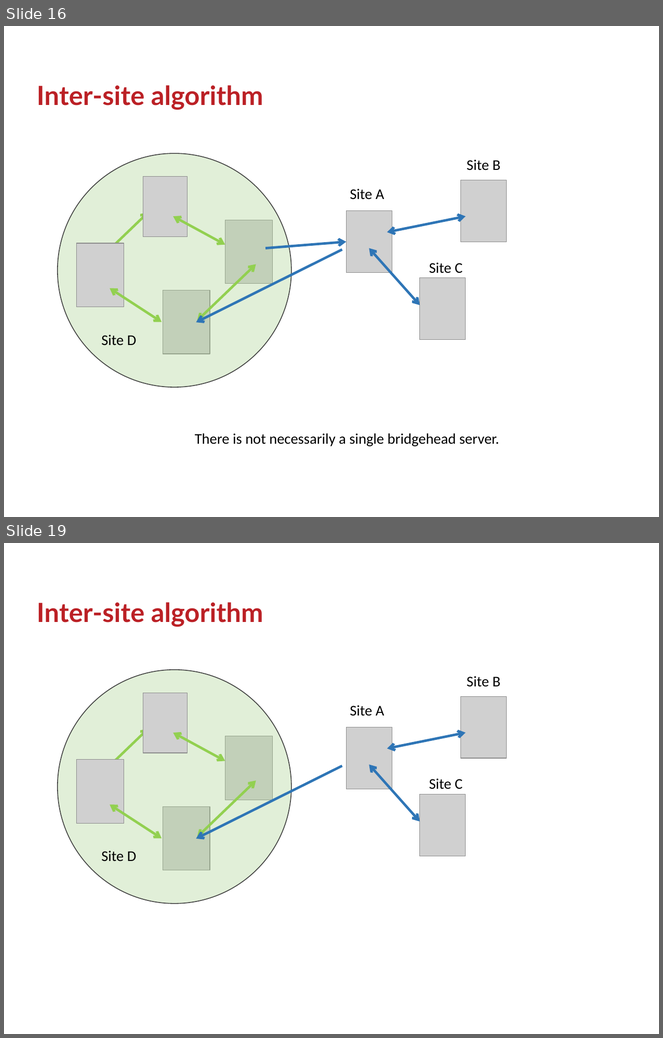
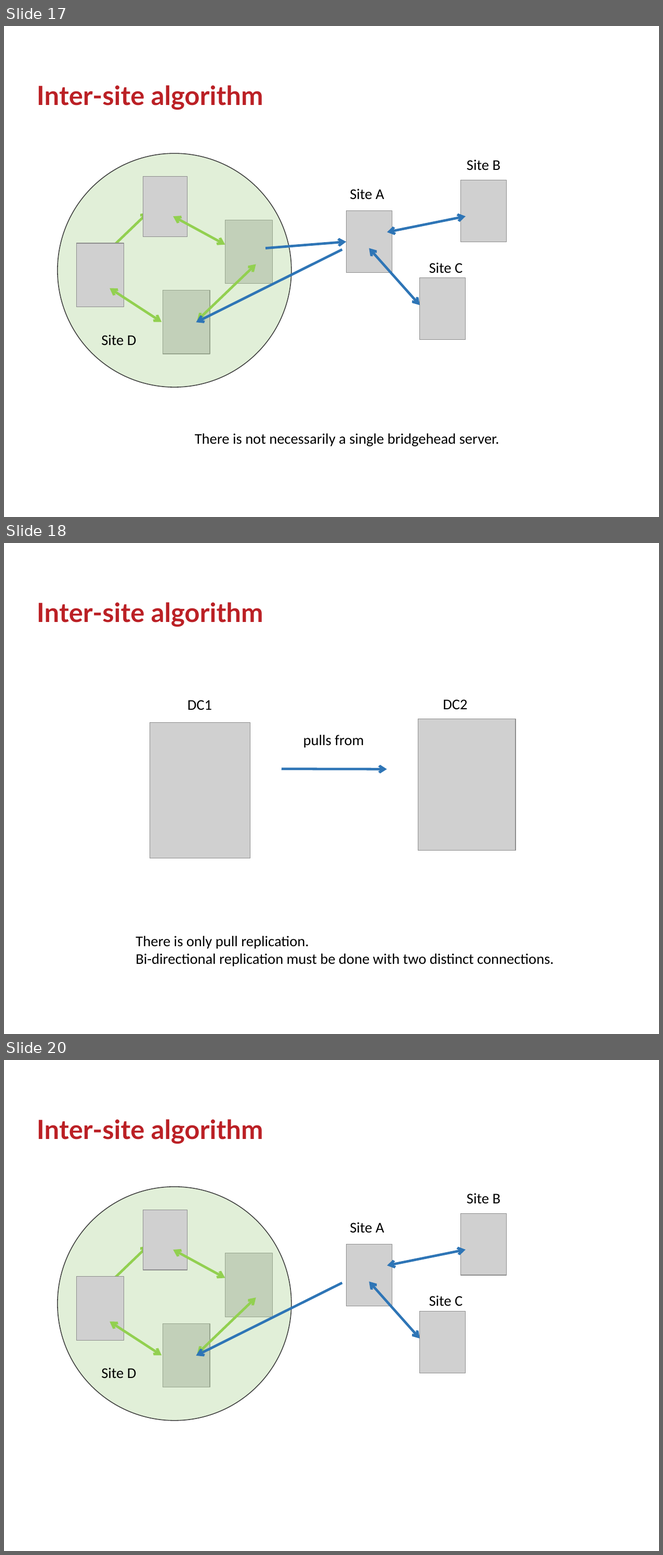
Before and after one commit to GSam/Slides, a slide deck: Samba KCC.pptx. Shown one above the other, each under a label of ours: slides 16 and 19 before the commit, slides 17, 18 and 20 after it; the slides between them are not shown. The pictures are 663x1038 and 663x1555 pixels, drawn with LibreOffice and Linux fonts; fonts in the diff are those of the drawing; grey boxes stand for pictures; background and template pictures are left out. Boxes give left, top, right and bottom in pixels: in the first picture for what was removed or moved away, otherwise in the second. Text is boxed around its words. In the diff, an @@ line names an element or a change of style, - is before the commit and + after.

```diff
--- a/Samba KCC.pptx
+++ b/Samba KCC.pptx
@@ slide 18 added at (4,543,659,1034), background #FFFFFF @@
@@ title added at (37,602,263,627), 32 pt, text #BB2025, bold @@
+Inter-site algorithm
@@ text added at (188,700,212,710), 18 pt, text #000000 @@
+DC1
@@ text added at (443,700,467,710), 18 pt, text #000000 @@
+DC2
@@ picture added at (150,722,250,858) @@
@@ picture added at (418,720,516,851) @@
@@ text added at (304,735,364,748), 18 pt, text #000000 @@
+pulls from
@@ arrow added from (282, 769) to (387, 770), #2E75B6 3 pt @@
@@ text added at (136,936,554,967), 18 pt, text #000000 @@
+There is only pull replication.
+Bi-directional replication must be done with two distinct connections.
@@ what was slide 16 is now slide 17 @@
@@ what was slide 19 is now slide 20 @@
```
Also in this commit, not shown: 4 slides changed, 3 other slides added, 2 slides removed, 1 other file.
